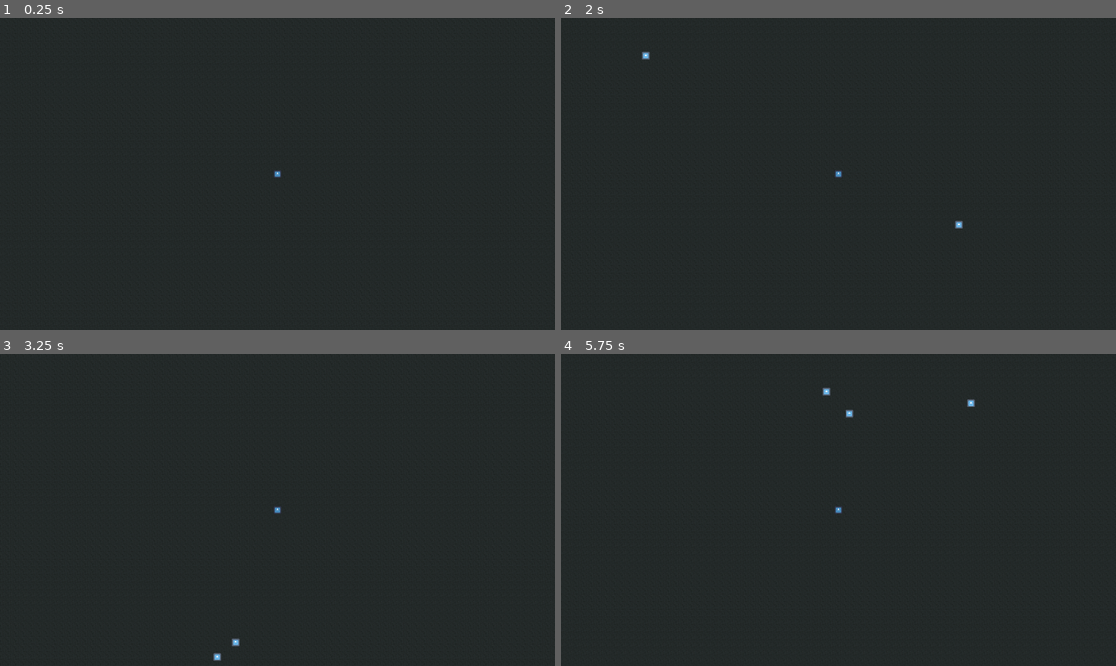
Above: before the commit, frames 1-4 (two rows, left to right).
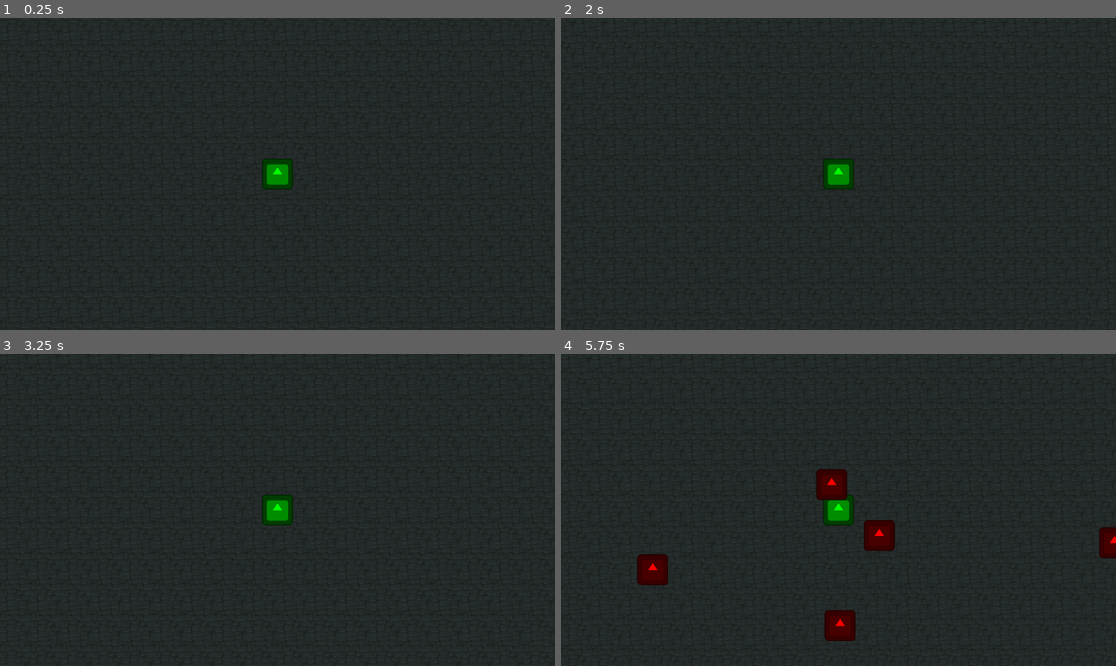
Above: after the commit, the same moments.

Repository: arko-poet/godot-games
Game: Godot game, scene res://sauce/main.tscn
The game is run twice, just before and just after one commit, with the same random seed, the same clock (stepped at 60 frames per second) and the same inputs. The engine's default icon, where the game draws it, is replaced by a stand-in: a white triangle on a blue panel in a dark square.
Inputs:
- Up to frame 1 (0.25 s): no input
- Up to frame 2 (2 s): tap Enter at 0.5 s; hold D (move_right) 0.53-1.28 s; hold S (move_down) from 1.28 s (still down)
- Up to frame 3 (3.25 s): release S (move_down) at 2.03 s; hold D (move_right) 2.03-2.78 s; tap Space at 2.75 s; hold W (move_up) from 2.78 s (still down)
- Up to frame 4 (5.75 s): release W (move_up) at 3.53 s; hold A (move_left) 3.53-5.03 s; hold S (move_down) from 5.03 s (still down)

The runs differ from the first frame. In frame 1, 0.6% of the frame differs, in the area x 47-53%, y 44-56%; in frame 2, 0.6%; in frame 3, 0.6%; in frame 4, 3.0%, in the area x 13-100%, y 10-92%.

Commit message:
feat(survivors): monsters follow player

Diff:
--- /dev/null
+++ b/survivors/sauce/monster.gd
@@ -0,0 +1,16 @@
+extends CharacterBody2D
+
+
+const SPEED := 100.0
+
+var target : CharacterBody2D
+
+
+func _physics_process(_delta: float) -> void:
+	if target:
+		var direction := target.global_position - global_position
+		velocity = direction.normalized() * SPEED
+		move_and_slide()
+
+func set_target(new_target : CharacterBody2D) -> void:
+	self.target = new_target
--- a/survivors/sauce/monster.tscn
+++ b/survivors/sauce/monster.tscn
@@ -1,19 +1,20 @@
 [gd_scene format=3 uid="uid://c2vmfgmppxu1t"]
 
+[ext_resource type="Script" uid="uid://cgdokq350ee0r" path="res://sauce/monster.gd" id="1_f3lrl"]
 [ext_resource type="Texture2D" uid="uid://db64n4kx11uww" path="res://assets/icon.svg" id="1_pniwd"]
 
 [sub_resource type="RectangleShape2D" id="RectangleShape2D_f3lrl"]
 size = Vector2(32, 32)
 
-[sub_resource type="CanvasItemMaterial" id="CanvasItemMaterial_xifm1"]
-blend_mode = 1
-
 [node name="Monster" type="CharacterBody2D" unique_id=1484541772]
+collision_layer = 4
+collision_mask = 0
+script = ExtResource("1_f3lrl")
 
 [node name="CollisionShape2D" type="CollisionShape2D" parent="." unique_id=887818423]
 shape = SubResource("RectangleShape2D_f3lrl")
 
 [node name="Sprite" type="Sprite2D" parent="." unique_id=1979495443]
-material = SubResource("CanvasItemMaterial_xifm1")
+modulate = Color(1, 0, 0, 1)
 scale = Vector2(0.25, 0.25)
 texture = ExtResource("1_pniwd")
--- a/survivors/sauce/player.gd
+++ b/survivors/sauce/player.gd
@@ -1,9 +1,9 @@
 extends CharacterBody2D
 
-var speed := 1000
+var speed := 150.0
 
 
-func _process(_delta: float) -> void:
+func _physics_process(_delta: float) -> void:
 	# movement
 	var direction := Vector2.ZERO
 	if Input.is_action_pressed("move_down"):
--- a/survivors/sauce/player.tscn
+++ b/survivors/sauce/player.tscn
@@ -11,6 +11,7 @@
 script = ExtResource("1_of14c")
 
 [node name="Sprite" type="Sprite2D" parent="." unique_id=327319475]
+modulate = Color(0, 1, 0, 1)
 scale = Vector2(0.25, 0.25)
 texture = ExtResource("2_uwsgo")
 
@@ -18,4 +19,4 @@
 shape = SubResource("RectangleShape2D_uv825")
 
 [node name="Camera" type="Camera2D" parent="." unique_id=1630495901]
-zoom = Vector2(0.5, 0.5)
+zoom = Vector2(2, 2)
--- a/survivors/sauce/world.gd
+++ b/survivors/sauce/world.gd
@@ -40,5 +40,6 @@
 
 func _on_monster_spawner_timeout() -> void:
 	var monster := MonsterScene.instantiate()
+	monster.set_target(player)
 	add_child(monster)
 	monster.global_position = get_monster_spawn_point()
Not shown, added: survivors/sauce/monster.gd.uid
